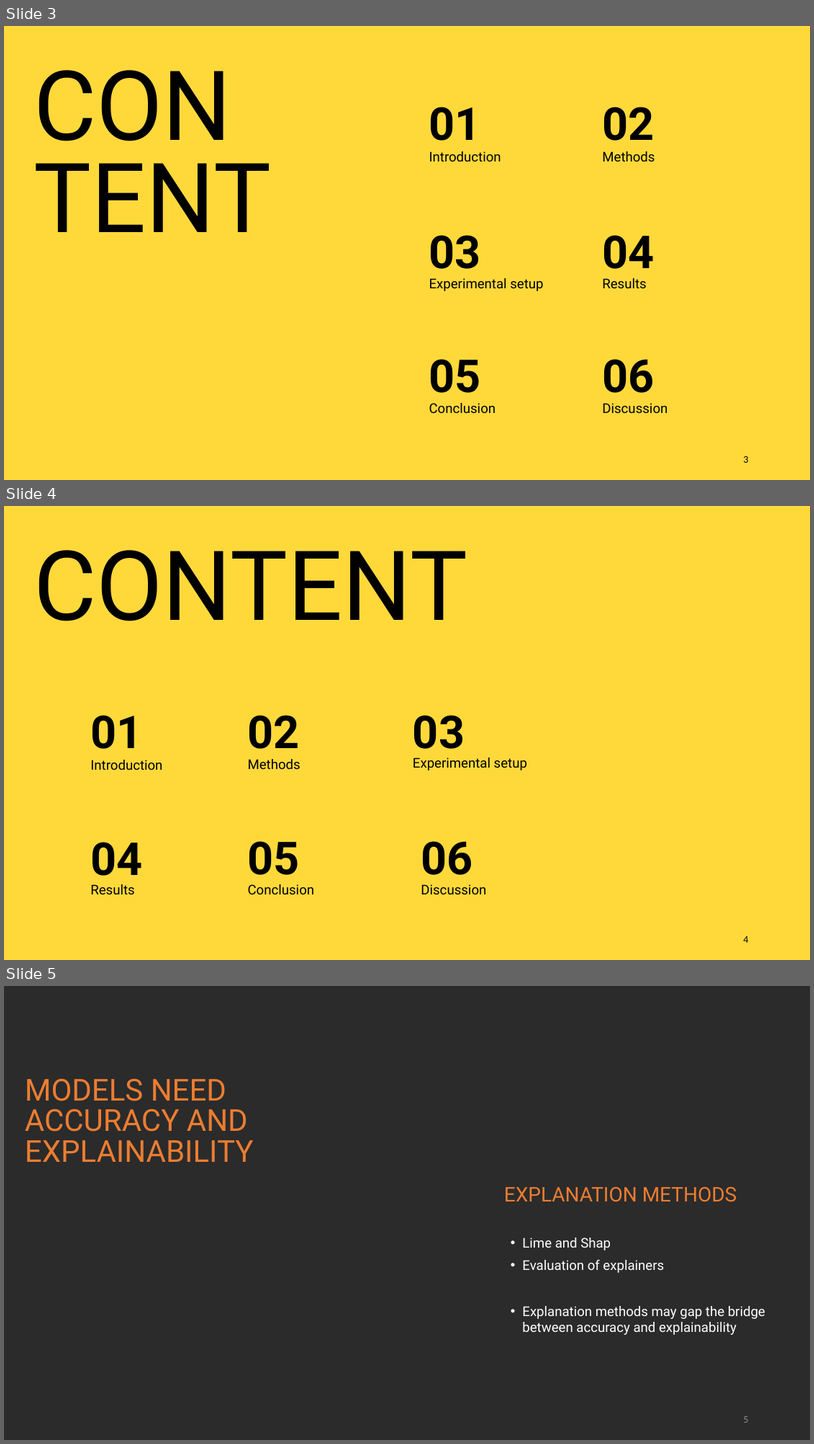
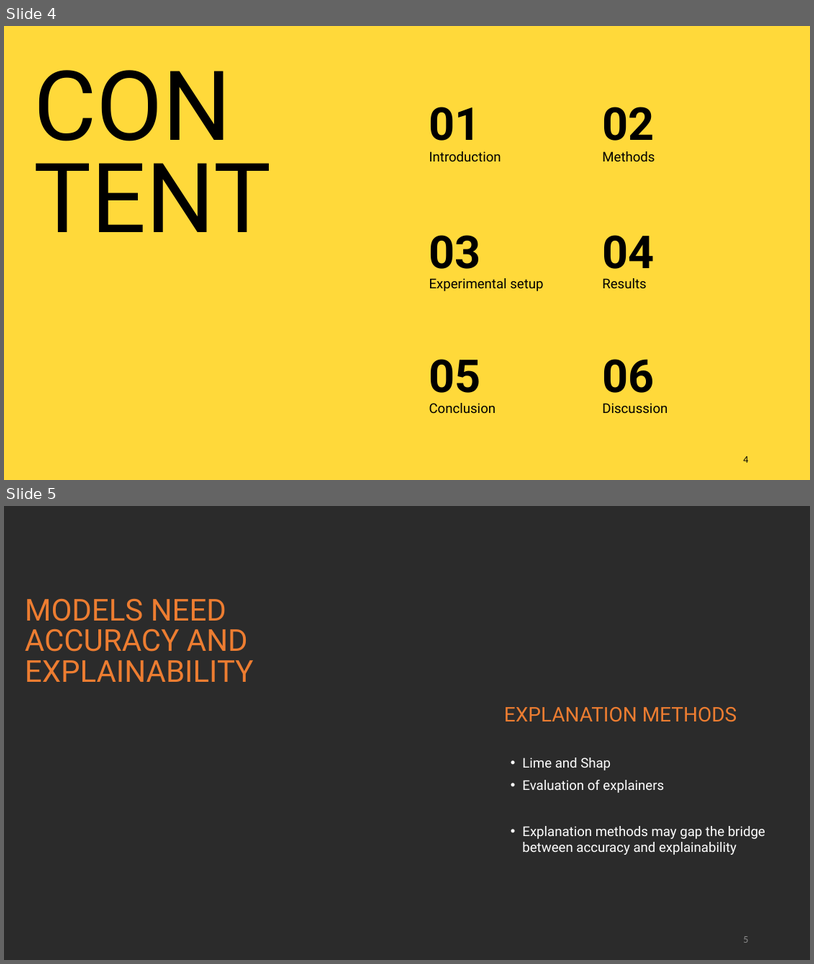
Before and after one commit to marnixm/lime_experiments, a slide deck: _Presentation/Thesis Marnix Maas (2020) - An assessment of black box model explainers.pptx. Shown one above the other, each under a label of ours: slides 3, 4 and 5 before the commit, slides 4 and 5 after it. The pictures are 814x1444 and 814x964 pixels, drawn with LibreOffice and Linux fonts; fonts in the diff are those of the drawing; background and template pictures are left out; a plain dark background stands for a picture behind light text. Boxes give left, top, right and bottom in pixels: in the first picture for what was removed or moved away, otherwise in the second. Text is boxed around its words. In the diff, an @@ line names an element or a change of style, - is before the commit and + after.

```diff
--- a/_Presentation/Thesis Marnix Maas (2020) - An assessment of black box model explainers.pptx
+++ b/_Presentation/Thesis Marnix Maas (2020) - An assessment of black box model explainers.pptx
@@ slide 4 removed at (4, 506, 810, 960), background #FFD93A @@
@@ text removed at (34, 550, 468, 621) @@
-CONTENT
@@ text removed at (90, 715, 142, 749) @@
-01
@@ text removed at (248, 715, 300, 749) @@
-02
@@ text removed at (413, 715, 465, 759) @@
-03
@@ text removed at (90, 759, 162, 770) @@
-Introduction
@@ text removed at (248, 759, 301, 770) @@
-Methods
@@ text removed at (413, 757, 527, 770) @@
-Experimental setup
@@ text removed at (90, 842, 142, 885) @@
-04
@@ text removed at (248, 841, 300, 885) @@
-05
@@ text removed at (421, 841, 473, 885) @@
-06
@@ text removed at (90, 884, 134, 894) @@
-Results
@@ text removed at (248, 884, 315, 895) @@
-Conclusion
@@ text removed at (421, 884, 486, 894) @@
-Discussion
@@ page number removed at (743, 936, 748, 942) @@
-4
@@ what was slide 3 is now slide 4 @@
@@ page number at (743, 456, 748, 462): text changed @@
-3
+4
```
Also in this commit, not shown: 7 slides changed, 32 slides added, 1 other slide removed, 6 other files.
